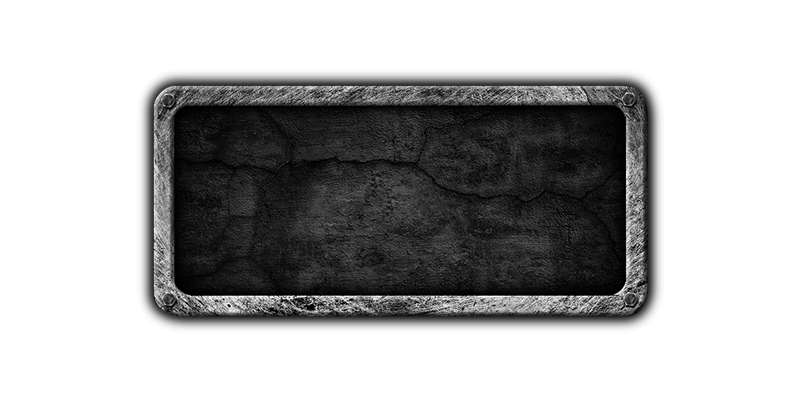
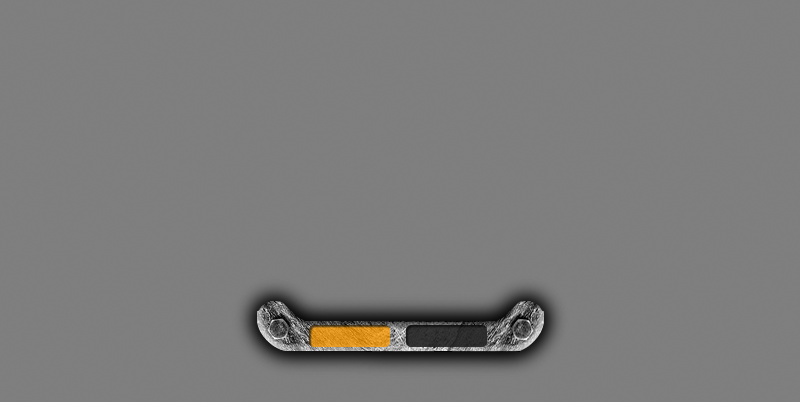
Two versions of the same layered image (800px x 402px). Layer-by-layer changes:
added layer "Rounded Rectangle 1 copy" (90%) above "Rounded Rectangle 1" over [406, 325, 487, 347]
added layer "Rounded Rectangle 1" (75%) above "Layer 7 copy" over [309, 325, 390, 347]
added layer "Layer 7 copy" above "Layer 4" over [231, 276, 570, 379]
hid "Layer 4", painted on it over [136, 68, 665, 334]
added layer "Layer 9" over [0, 0, 800, 402]
